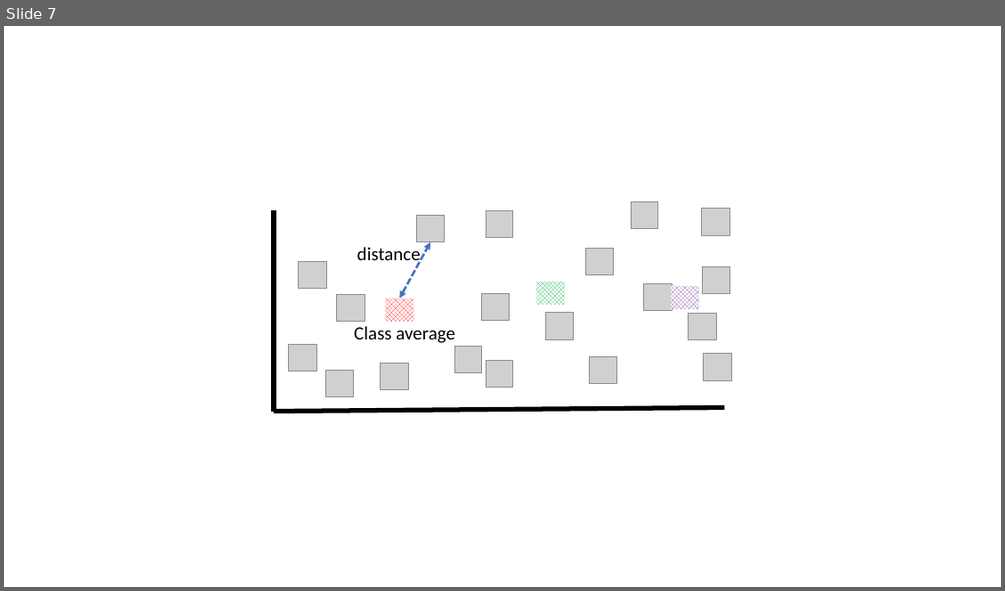
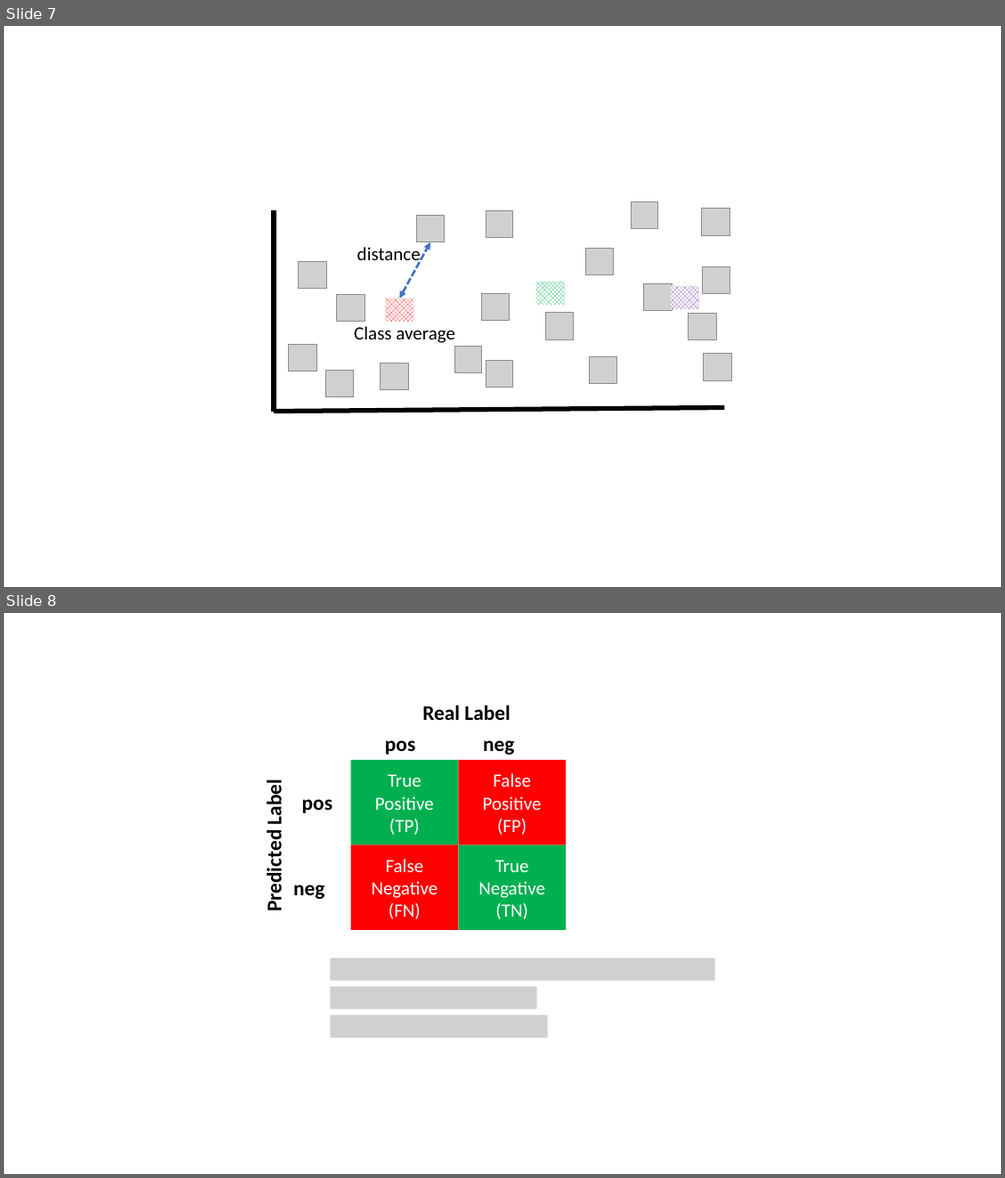
Before and after one commit to joseph-hellerstein/keras, a slide deck: docs/figures.pptx. Shown one above the other, each under a label of ours: slide 7 before the commit, slides 7 and 8 after it. The pictures are 1005x591 and 1005x1178 pixels, drawn with LibreOffice and Linux fonts; fonts in the diff are those of the drawing; grey boxes stand for pictures. Boxes give left, top, right and bottom in pixels: in the first picture for what was removed or moved away, otherwise in the second. Text is boxed around its words. In the diff, an @@ line names an element or a change of style, - is before the commit and + after.

```diff
--- a/docs/figures.pptx
+++ b/docs/figures.pptx
@@ slide 8 added at <box>4,613,1001,1174</box>, background #FFFFFF @@
@@ text added at <box>422,705,510,720</box>, 20 pt, text #000000, bold @@
+Real Label
@@ text added at <box>385,740,415,755</box>, 20 pt, text #000000, bold @@
+pos
@@ text added at <box>483,740,514,755</box>, 20 pt, text #000000, bold @@
+neg
@@ rectangle added at <box>351,760,459,844</box>, fill #00B050, 18 pt, text #FFFFFF @@
+True Positive
+(TP)
@@ rectangle added at <box>459,760,566,844</box>, fill #FF0000, 18 pt, text #FFFFFF @@
+False Positive
+(FP)
@@ text added at <box>261,785,286,908</box>, 20 pt, text #000000, bold @@
+Predicted Label
@@ text added at <box>302,799,332,813</box>, 20 pt, text #000000, bold @@
+pos
@@ rectangle added at <box>351,844,459,930</box>, fill #FF0000, 18 pt, text #FFFFFF @@
+False Negative
+(FN)
@@ rectangle added at <box>459,844,566,930</box>, fill #00B050, 18 pt, text #FFFFFF @@
+True Negative
+(TN)
@@ text added at <box>293,884,324,899</box>, 20 pt, text #000000, bold @@
+neg
@@ picture added at <box>330,957,715,981</box> @@
@@ picture added at <box>330,986,536,1008</box> @@
@@ picture added at <box>330,1014,548,1037</box> @@
```
Also in this commit, not shown: 2 other files.
